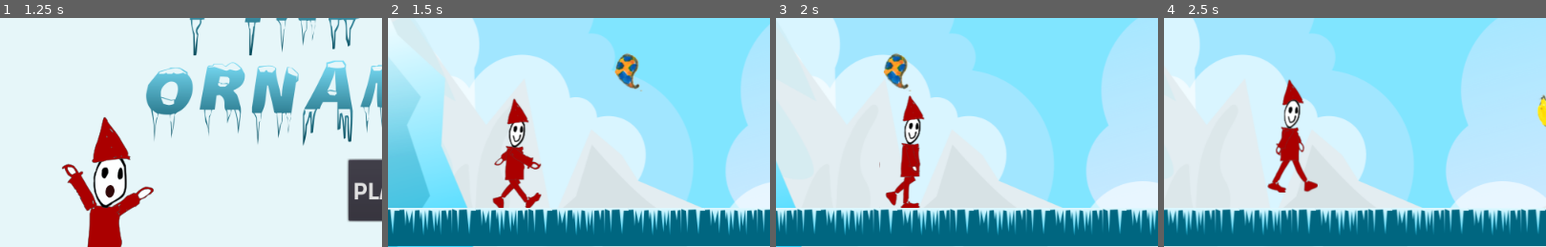
Above: before the commit, frames 1-4 (left to right).
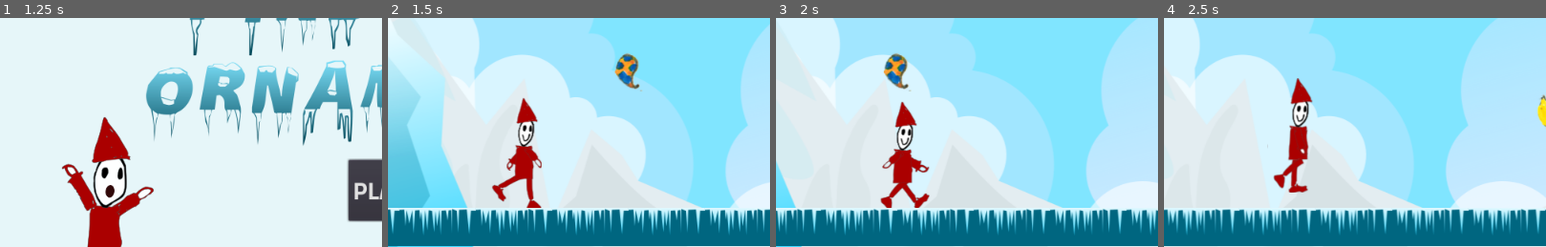
Above: after the commit, the same moments.

Repository: the-g-force/FamJam-December2020
Game: Godot game, scene res://src/SplashScreen.tscn
Two runs of this game, one before a commit and one after it. Both use one fixed random seed, a clock stepped at 60 frames per second and the inputs below. Sound files missing from this copy of the repository are replaced by a short silence.
Inputs (mouse positions are % of the whole screen's width and height, from its top left):
- Up to frame 1 (1.25 s): tap Enter at 0.5 s; move the mouse to (72, 45) at 0.52 s; tap Space (jump) at 0.6, 0.77, 1.07 s; click (72, 45) at 0.67 s
- Up to frame 2 (1.5 s): click "PLAY" at 1.25 s
- Up to frame 3 (2 s): no input
- Up to frame 4 (2.5 s): move the mouse to (30, 55) at 2.02 s; tap Space (jump) at 2.1, 2.27 s; click (30, 55) at 2.17 s
The pictures show only the part of the screen within x 0-50%, y 25-75%; the shares and areas given below are measured in that part.

Frame 1 is identical in both runs. In frame 2, 2.9% of the frame differs, in the area x 27-41%, y 35-83%; in frame 3, 2.6%; in frame 4, 3.0%, in the area x 27-41%, y 26-77%.

Commit message:
Modulate the jump sound pitch

Diff:
--- a/project/src/Elf.gd
+++ b/project/src/Elf.gd
@@ -37,7 +37,12 @@
 
 	if is_on_floor() and Input.is_action_just_pressed("jump"):
 		_velocity.y = -jump_power
-		_jump_sound.play()
+		_play_jump_sound()
 
 	if _velocity.y < 0.0 and Input.is_action_just_released("jump"):
 		_velocity.y *= short_jump_velocity_scale
+
+
+func _play_jump_sound():
+	_jump_sound.pitch_scale = rand_range(0.95, 1.2)
+	_jump_sound.play()
--- a/project/src/Elf.tscn
+++ b/project/src/Elf.tscn
@@ -79,9 +79,10 @@
 position = Vector2( 2.32352, -76.9511 )
 frames = SubResource( 12 )
 animation = "walk"
-frame = 4
+frame = 6
 playing = true
 
 [node name="JumpSound" type="AudioStreamPlayer" parent="."]
 stream = ExtResource( 3 )
+volume_db = -1.0
 bus = "SFX"
